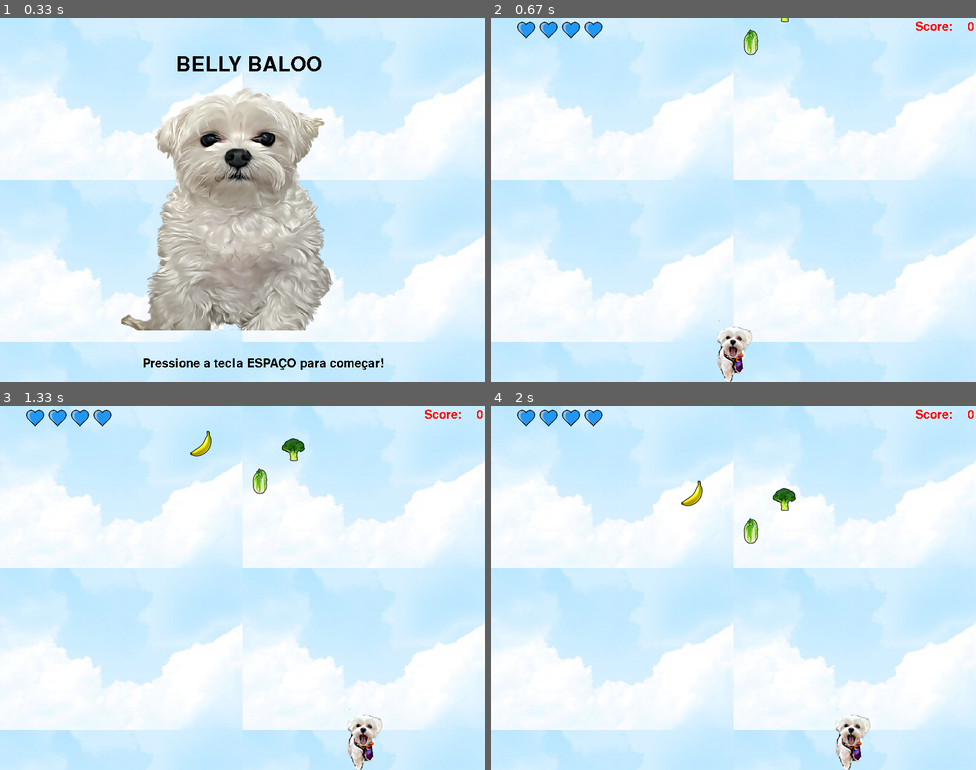
Above: before the commit, frames 1-4 (two rows, left to right).
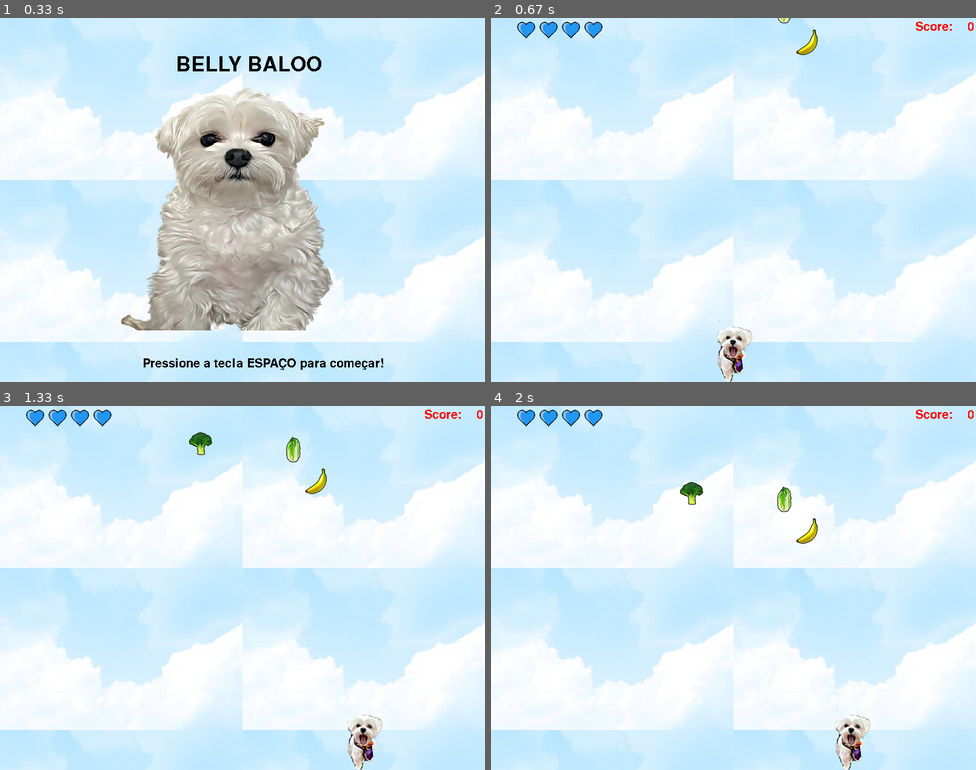
Above: after the commit, the same moments.

Repository: luizatac/pygamerecomeco
Game: pygame game, started from jogo.py
The game is run twice, just before and just after one commit, with the same random seed, the same clock (stepped at 60 frames per second) and the same inputs.
Inputs:
- Up to frame 1 (0.33 s): no input
- Up to frame 2 (0.67 s): tap Space at 0.33 s
- Up to frame 3 (1.33 s): hold Right 0.67-1.13 s; tap Space at 0.73, 1.03, 1.23 s; hold Right from 1.17 s (still down)
- Up to frame 4 (2 s): tap Space at 1.53, 1.73 s; release Right at 1.63 s; hold Left from 1.67 s (still down)

Frame 1 is identical in both runs. In frame 2, 0.3% of the frame differs, in the area x 52-68%, y 0-11%; in frame 3, 0.7%, in the area x 39-68%, y 6-25%; in frame 4, 0.7%.

Commit message:
comentando

Diff:
--- a/jogo.py
+++ b/jogo.py
@@ -8,6 +8,7 @@
 from baloo import Baloo, JogadorXPStatus, JogadorLifeStatus
 from pygame.mixer import Sound
 
+#classe do fundo
 class Background:
 
     image = None
@@ -42,6 +43,7 @@
     def draw(self, screen):
         screen.blit(self.image, self.pos)
 
+#classe do jogo
 class Game:
     screen = None
     screen_size = None
@@ -69,10 +71,10 @@
         pygame.mouse.set_visible(0)
         pygame.display.set_caption('BellyBaloo')
         self.load_images()
+        #sons de quando acerta e erra
         pygame.mixer.init()
         self.latido = pygame.mixer.Sound(os.path.join('snd','latido.wav'))
         self.latido.set_volume(0.5)
-
         self.choro = pygame.mixer.Sound(os.path.join('snd','choro.wav'))
         self.choro.set_volume(0.5)
 
@@ -84,11 +86,12 @@
             img.convert()
             img.set_colorkey(( 255, 0, 255), RLEACCEL)
             return img
+        #imagem das vidas
         self.image_player_status = load_image('vidasc.png')
 
     def handle_events(self):
         player = self.player
-
+        #teclas
         for event in pygame.event.get():
             t = event.type
             if t in (KEYDOWN, KEYUP):
@@ -162,6 +165,7 @@
 
     def food_check_pos(self):
 
+        #se o jogador deixa cair uma comida sem encostar no baloo
         for sprite in self.list['food'].sprites():
             if sprite.is_lost():
                 self.list['food'].remove(sprite)
@@ -176,6 +180,7 @@
             food.set_pos([x , - size[1]])
             self.list['food'].add(food)
 
+    #tela de menu
     def menu(self):
         self.background = Background('./imagens/ceuu.png')
         self.background.draw(self.screen)
@@ -184,6 +189,7 @@
         img = pygame.transform.scale(img, (350, 400))
         self.screen.blit(img, (200, 115))
 
+        #tela de menu se perder ou se começar
         if(self.fim):
             self.font = pygame.font.Font(None, 50)
             self.write_on_screen(u'VOCÊ PERDEU :(', (0, 0, 0), (290, 60))
@@ -235,19 +241,6 @@
             'player' : pygame.sprite.RenderPlain(self.player),
         }
 
-#Começa o jogo
-        self.background = Background('./imagens/ceuu.png')
-
-        pos         = [self.screen_size[0] / 2, self.screen_size[1]]
-        self.player = Baloo(pos, lives=4)
-
-        self.player_life = JogadorLifeStatus(self.player, [5, 5], image=self.image_player_status)
-        self.player_xp   = JogadorXPStatus(self.player, [self.screen_size[0] - 100, 5], fgcolor="0xff0000")
-
-        self.list = {
-            'food'  : pygame.sprite.RenderPlain(imcomidas([Random.randint(200, 600), 0])),
-            'player' : pygame.sprite.RenderPlain(self.player),
-        }
 
 #loop principal
         while self.run and not self.menu_open:
@@ -260,7 +253,7 @@
             self.actors_draw()
             pygame.display.flip()
 
-
+#musica de fundo do jogo
 if __name__ == '__main__':
     pygame.mixer.init()
     pygame.mixer.music.load(os.path.join('snd','musicafundo.ogg'))
